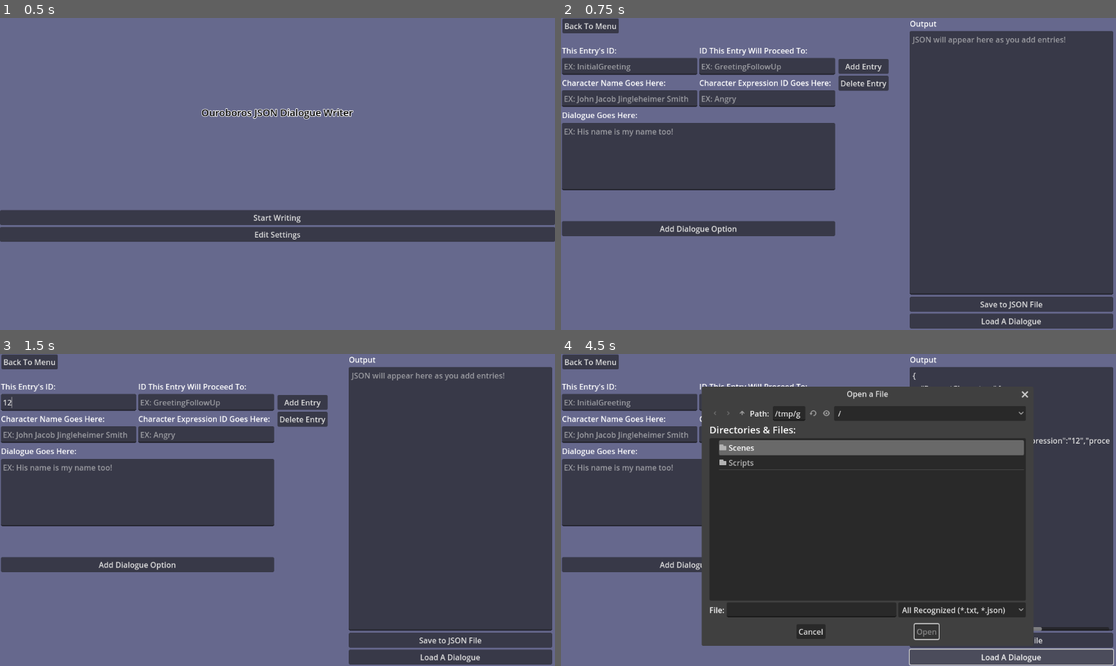
Above: before the commit, frames 1-4 (two rows, left to right).
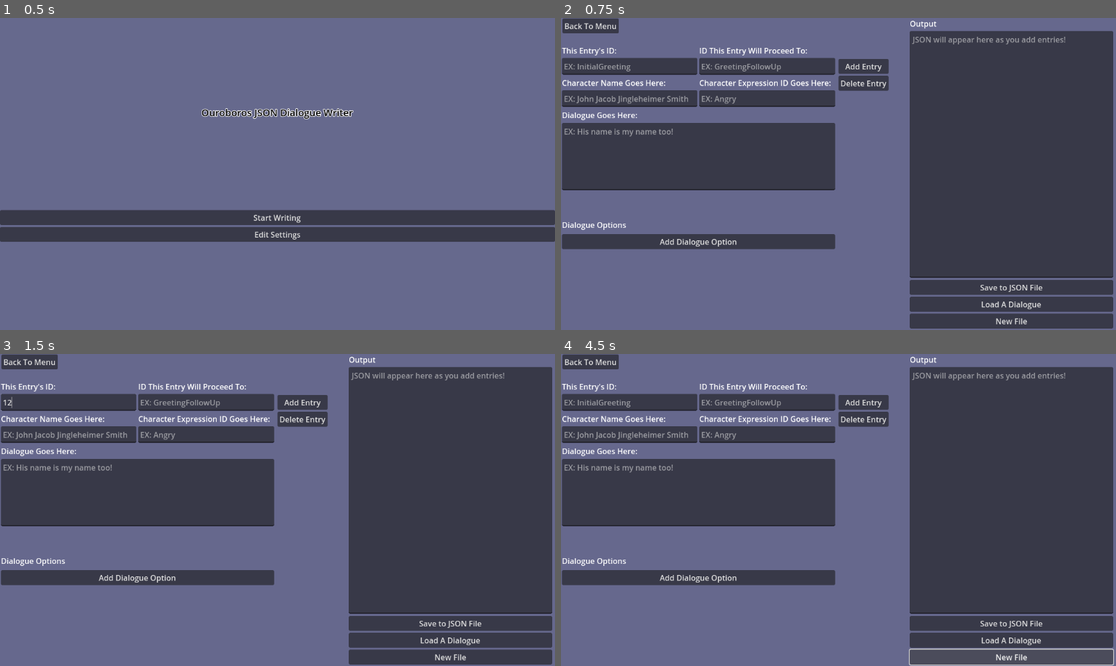
Above: after the commit, the same moments.

Repository: RyanGowan/DialogueWriterFOSS
Game: Godot game, scene res://Scenes/MainMenu.tscn
Same seed, same stepped clock (60 frames per second), same inputs: the game is played once before the commit and once after it.
Inputs (mouse positions are in pixels of both pictures, inside the frame that each line leads up to):
- Up to frame 1 (0.5 s): no input
- Up to frame 2 (0.75 s): click "Start Writing" at 0.5 s
- Up to frame 3 (1.5 s): click (66, 403) at 1.27 s; type "12" at 1.35 s
- Up to frame 4 (4.5 s): click (766, 403) at 1.5 s; type "12" at 1.58 s; click (627, 435) at 1.73 s; type "Alex" at 1.82 s; click (766, 435) at 2.02 s; type "12" at 2.1 s; click (699, 491) at 2.25 s; type "Alex" at 2.33 s; click "Add Dialogue Option" at 2.75 s; click "Add Entry" at 3.5 s; click (1010, 656) at 4.25 s, where only the run after the commit has a clickable "New File"

Frame 1 is identical in both runs. In frame 2, 4.8% of the frame differs, in the area x 0-100%, y 65-99%; in frame 3, 4.8%; in frame 4, 45%, in the area x 0-100%, y 6-99%.

Commit message:
Added support for dialogue options to the dialogue writer
Added support for dialogue options to the dialogue writer

Diff:
--- a/Scenes/Writer.tscn
+++ b/Scenes/Writer.tscn
@@ -138,6 +138,10 @@
 [node name="DialogueOptions" type="VBoxContainer" parent="Background/InputScroll/InputContainer"]
 layout_mode = 2
 
+[node name="Label" type="Label" parent="Background/InputScroll/InputContainer/DialogueOptions"]
+layout_mode = 2
+text = "Dialogue Options"
+
 [node name="List" type="VBoxContainer" parent="Background/InputScroll/InputContainer/DialogueOptions"]
 layout_mode = 2
 
@@ -197,6 +201,10 @@
 [node name="Load" type="Button" parent="Background/Output"]
 layout_mode = 2
 text = "Load A Dialogue"
+
+[node name="New" type="Button" parent="Background/Output"]
+layout_mode = 2
+text = "New File"
 
 [node name="SaveFileDialog" type="FileDialog" parent="Background"]
 position = Vector2i(300, 100)
--- a/Scripts/InputToJSON.gd
+++ b/Scripts/InputToJSON.gd
@@ -6,6 +6,7 @@
 @onready var saveBtn = $Background/Output/Save;
 @onready var loadBtn = $Background/Output/Load;
 @onready var dialogueOptionBtn = $Background/InputScroll/InputContainer/DialogueOptions/AddDialogueOption;
+@onready var newFileBtn = $Background/Output/New;
 #endregion
 
 #region input fields
@@ -18,6 +19,7 @@
 #endregion
 
 @onready var optionList = $Background/InputScroll/InputContainer/DialogueOptions/List;
+var currentDialogueOptions = [];
 
 #region UI Groupings
 @onready var dialogueOptionUI = $Background/InputScroll/InputContainer/DialogueOptions;
@@ -46,7 +48,8 @@
 	clearBtn.button_down.connect(ClearInputFields);
 	saveBtn.button_down.connect(SaveCurrentJSON);
 	loadBtn.button_down.connect(LoadDialogueFile);
-
+	newFileBtn.button_down.connect(StartNewFile);
+	dialogueOptionBtn.button_down.connect(AddDialogueOption);
 	DoSettingsAdjustments();
 	pass;
 
@@ -145,6 +148,13 @@
 	if alignmentField.text != "":
 		subDictionary["alignment"] = alignmentField.text;
 
+	#if there are dialogue option fields, add them here
+	var txtArray = [];
+	for x in len(currentDialogueOptions):
+		txtArray.append(currentDialogueOptions[x].text);
+	if txtArray.size() > 0:
+		subDictionary["dialogueOptions"] = txtArray;
+
 
 	finalDict[idLine] = subDictionary
 	return finalDict;
@@ -182,6 +192,27 @@
 	GetCurrentOutputFieldState();
 	pass
 #endregion
+
+func AddDialogueOption() -> void:
+	var newOption = TextEdit.new();
+	newOption.custom_minimum_size = Vector2(0, 35);
+	newOption.placeholder_text = "Dialogue Option Goes Here"
+	optionList.add_child(newOption);
+	currentDialogueOptions.append(newOption);
+	pass;
+
+func ClearDialogueOptions() -> void:
+	for x in currentDialogueOptions:
+		x.queue_free();
+
+	currentDialogueOptions.clear();
+	pass;
+
+func StartNewFile() -> void:
+	ClearInputFields();
+	currentEntries.clear();
+	outputField.text = "";
+	pass;
 
 #resets all input fields to empty strings
 func ClearInputFields() -> void:
@@ -190,4 +221,5 @@
 	expressionField.text = "";
 	nameField.text = "";
 	proceedField.text = "";
-	pass;
+	ClearDialogueOptions();
+	pass;
